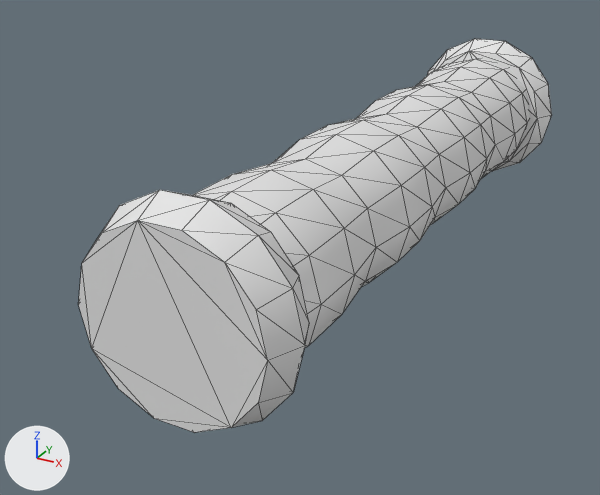
Renders of the glTF model godot/assets/waffen/modelle/einhandgriff/t1_2.glb from each side of a commit.
Both versions are drawn from a camera (50 mm lens) standing at (0.068, -0.1597, 0.0597) and looking at (-0.0132, -0.0119, -0.0142). The axes (+X, +Y, +Z) are drawn at lower left. The lights are the same throughout. The picture after the commit comes second. Mesh edges are drawn as thin lines. Vertices at exactly the same position are counted once.

Objects in the first picture: 'einhandgriff_t1_2'.
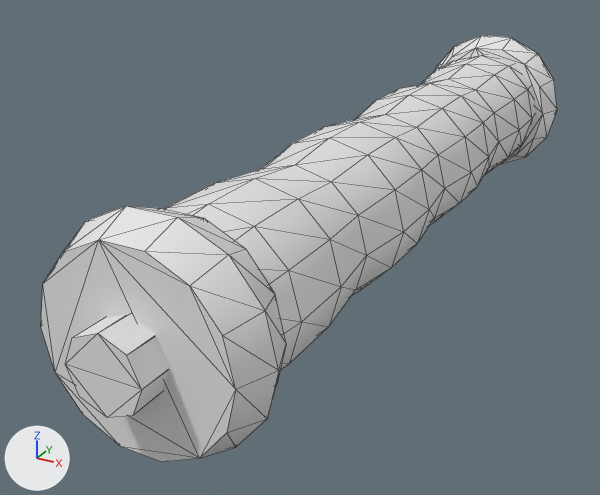
Location of each change, (x1, y1, x2, y2) in pixels of the pictures (600 x 495 px; the box of a moved part takes in the faces that stretch with it):
```json
{"object": "einhandgriff_t1_2", "change": "reshaped", "before": [78, 39, 552, 433], "after": [41, 35, 557, 462], "on screen": "9% wider, 8% taller"}
{"part": 1, "of": "me_einhandgriff_t1_2", "change": "moved or reshaped", "before": [78, 190, 309, 433], "after": [41, 206, 286, 462]}
{"part": 2, "of": "me_einhandgriff_t1_2", "change": "moved or reshaped", "before": [427, 39, 552, 171], "after": [435, 35, 557, 165]}
{"part": 3, "of": "me_einhandgriff_t1_2", "change": "added", "after": [66, 314, 170, 418]}
{"part": 4, "of": "me_einhandgriff_t1_2", "change": "moved or reshaped", "before": [193, 58, 530, 349], "after": [165, 54, 535, 370]}
```

The change, as JSON lines over the scene's bpy script:
```json
{"block": "me_einhandgriff_t1_2", "where": "# used by ob_einhandgriff_t1_2; location = (0.0, 0.0, 0.0)"}
{"op": "remove", "block": "me_einhandgriff_t1_2", "code": "me_einhandgriff_t1_2.from_pydata(...)  # 240 vertices, 468 faces; spans x -0.02..0.02, y -0.076..0.081, z -0.019..0.019"}
{"op": "add", "block": "me_einhandgriff_t1_2", "code": "me_einhandgriff_t1_2.from_pydata(...)  # 256 vertices, 496 faces; spans x -0.02..0.02, y -0.09..0.095, z -0.019..0.019"}
{"block": "me_einhandgriff_t1_2", "change": "me_einhandgriff_t1_2 part 1: the loose piece of 42 vertices spanning x -0.02..0.02, y -0.076..-0.064, z -0.019..0.019 is moved by (0.0, -0.007, 0.0)"}
{"block": "me_einhandgriff_t1_2", "change": "me_einhandgriff_t1_2 part 2: the loose piece of 42 vertices spanning x -0.02..0.02, y 0.069..0.081, z -0.019..0.019 is moved by (0.0, 0.006, 0.0)"}
{"block": "me_einhandgriff_t1_2", "change": "me_einhandgriff_t1_2 part 3: a new loose piece, an 8-sided cylinder along y spanning x -0.007..0.007, y -0.09..0.095, z -0.007..0.007, in mat_beschlag (white #e7e7e7)"}
{"block": "me_einhandgriff_t1_2", "change": "me_einhandgriff_t1_2 part 4"}
{"block": "me_einhandgriff_t1_2", "change": "137 vertices are removed from x -0.016..0.016, y -0.07..0.075, z -0.016..0.016"}
{"block": "me_einhandgriff_t1_2", "change": "295 faces are deleted"}
{"block": "me_einhandgriff_t1_2", "change": "12 vertices move within x -0.016..0.016, y 0.015, z -0.016..0.016"}
{"block": "me_einhandgriff_t1_2", "change": "77 vertices are added at x -0.016..0.016, y -0.077..0.081, z -0.016..0.016"}
{"block": "me_einhandgriff_t1_2", "change": "12 new vertices lie (0.0, 0.013, 0.0) away from vertices in x -0.016..0.016, y 0.015, z -0.016..0.016"}
{"block": "me_einhandgriff_t1_2", "change": "36 new vertices lie (0.0, 0.013, 0.0) away from vertices in x -0.016..0.016, y -0.064..0.055, z -0.016..0.016"}
{"block": "me_einhandgriff_t1_2", "change": "6 new vertices lie (0.007, 0.0, 0.002) away from vertices in x -0.007..0.0, y -0.077..0.081, z -0.014..0.012"}
{"block": "me_einhandgriff_t1_2", "change": "6 new vertices lie (-0.002, 0.0, 0.007) away from vertices in x -0.012..0.014, y -0.077..0.081, z -0.007..0.0"}
{"block": "me_einhandgriff_t1_2", "change": "295 new faces join them, mat_holz (white #e7e7e7)"}
```
